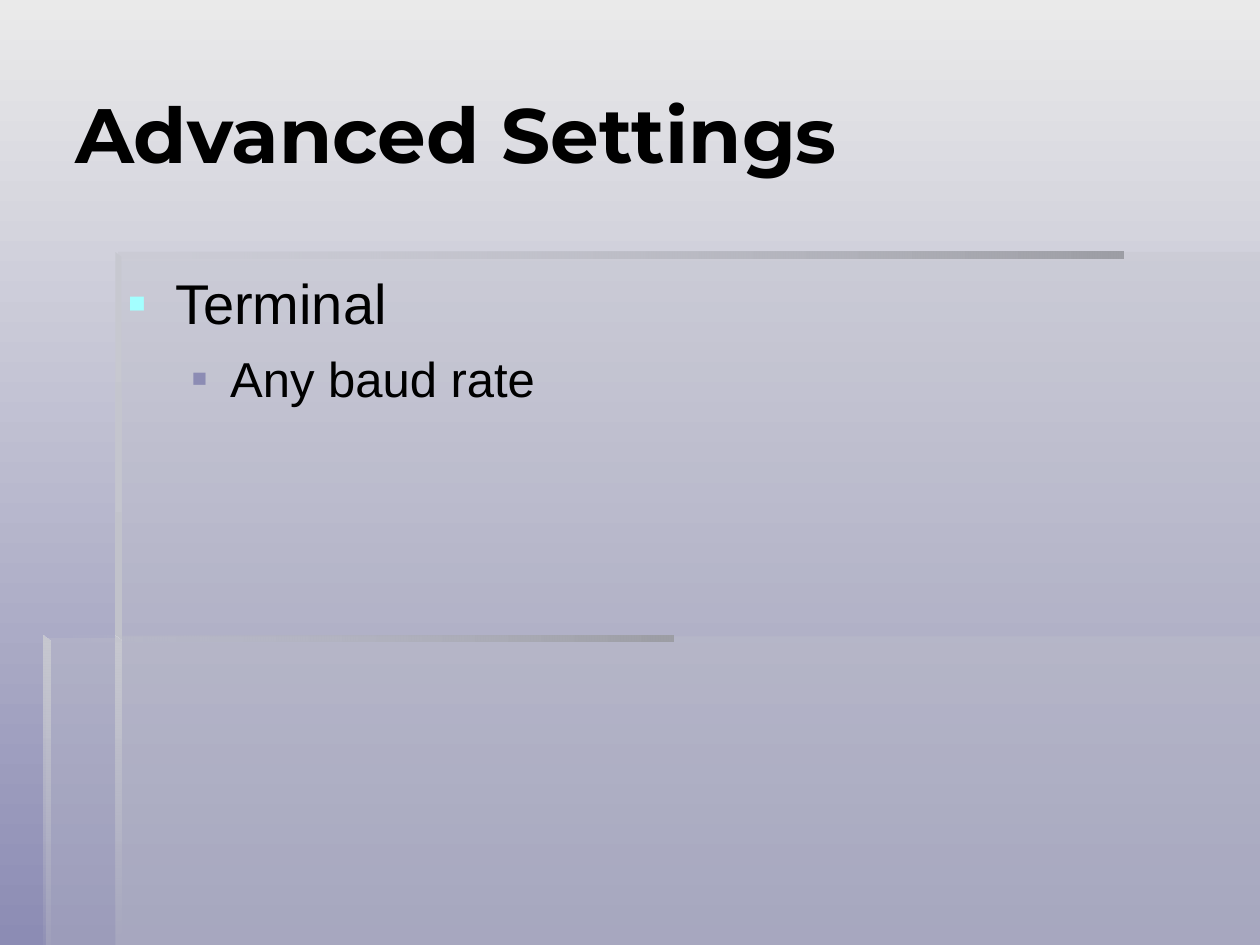
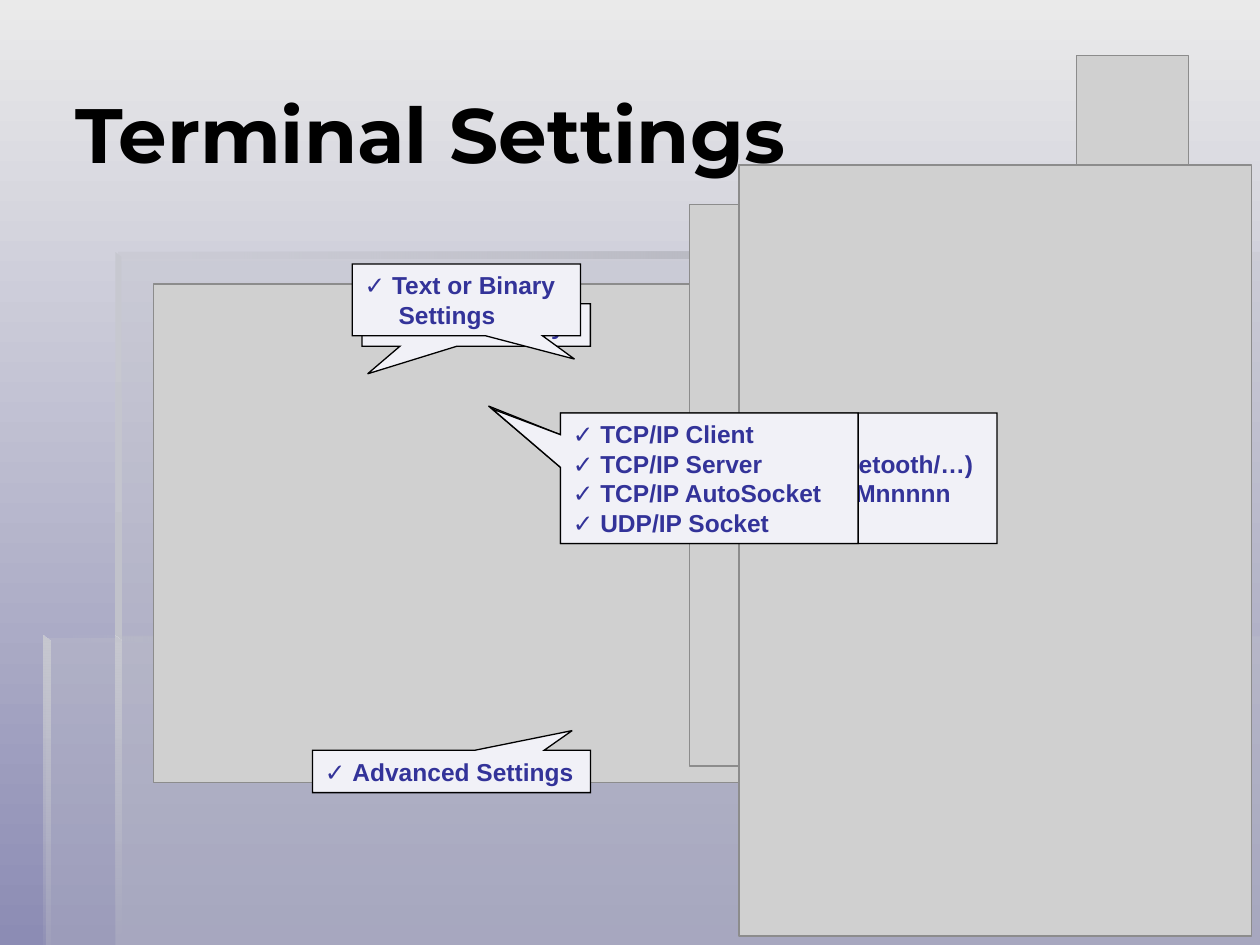
Before and after one commit to icis4/yat, a slide deck: slide 5 of _Doc.User/YAT Presentation/YAT.ppt (slide 8 before the commit). Drawn at 1260x945 pixels with LibreOffice and Linux fonts; fonts in the diff are those of the drawing; grey boxes stand for pictures. Boxes give left, top, right and bottom in pixels: in the first picture for what was removed or moved away, otherwise in the second. Text is boxed around its words. In the diff, an @@ line names an element or a change of style, - is before the commit and + after.

```diff
--- a/_Doc.User/YAT Presentation/YAT.ppt
+++ b/_Doc.User/YAT Presentation/YAT.ppt
@@ picture added at (x1=1076, y1=55, x2=1188, y2=168) @@
@@ title at (x1=75, y1=102, x2=785, y2=181): text changed @@
-Advanced Settings
+Terminal Settings
@@ picture added at (x1=740, y1=165, x2=1252, y2=936) @@
@@ picture added at (x1=689, y1=204, x2=1221, y2=766) @@
@@ speech box added at (x1=353, y1=265, x2=581, y2=336), fill #F1F1F7, outline #000000 0.74 pt, 14 pt, text #333399, bold @@
+✓ Text or Binary
+Settings
@@ picture added at (x1=154, y1=284, x2=876, y2=782) @@
@@ text removed at (x1=175, y1=283, x2=535, y2=407) @@
-▪ Terminal
-  ▪ Any baud rate
@@ speech box added at (x1=362, y1=304, x2=590, y2=346), fill #F1F1F7, outline #000000 0.74 pt, 14 pt, text #333399, bold @@
+✓ Text or Binary
@@ speech box added at (x1=561, y1=413, x2=998, y2=544), fill #F1F1F7, outline #000000 0.74 pt, 14 pt, text #333399, bold @@
+✓ Serial Port (COM)
+✓ Virtual Ports (USB/Bluetooth/…)
+✓ COM1…COM256…COMnnnnn
+✓ Any baud rate
@@ speech box added at (x1=561, y1=413, x2=858, y2=544), fill #F1F1F7, outline #000000 0.74 pt, 14 pt, text #333399, bold @@
+✓ TCP/IP Client
+✓ TCP/IP Server
+✓ TCP/IP AutoSocket
+✓ UDP/IP Socket
@@ speech box added at (x1=312, y1=750, x2=591, y2=793), fill #F1F1F7, outline #000000 0.74 pt, 14 pt, text #333399, bold @@
+✓ Advanced Settings
```
Also in this commit, not shown: 3 other slides changed, 3 slides added, 3 slides removed, 8 other files.
